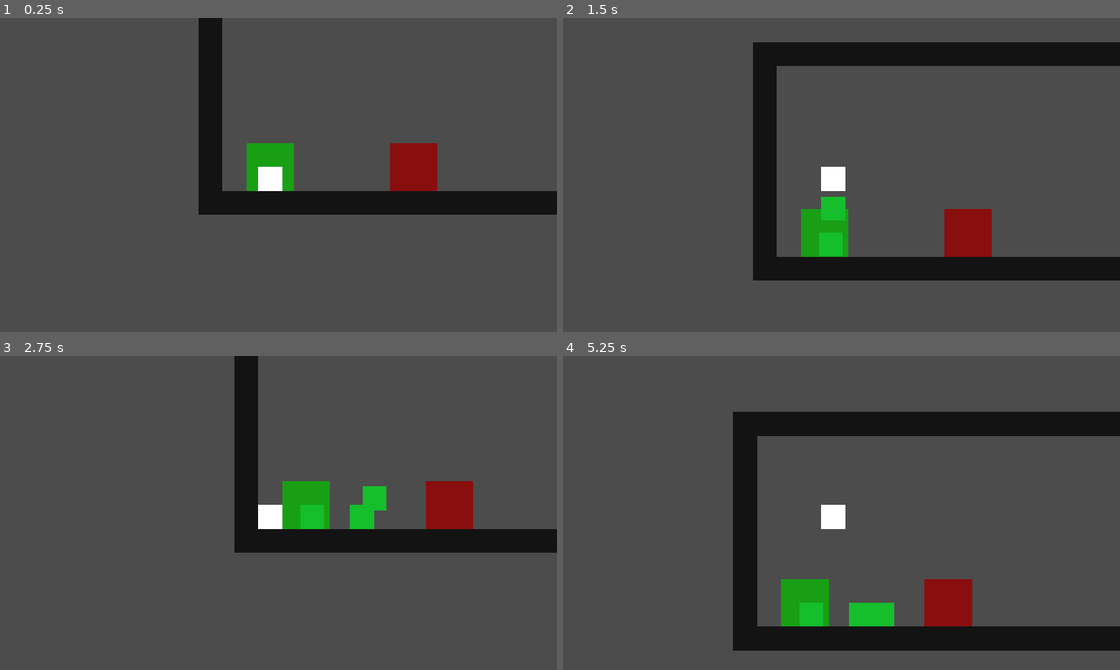
Above: before the commit, frames 1-4 (two rows, left to right).
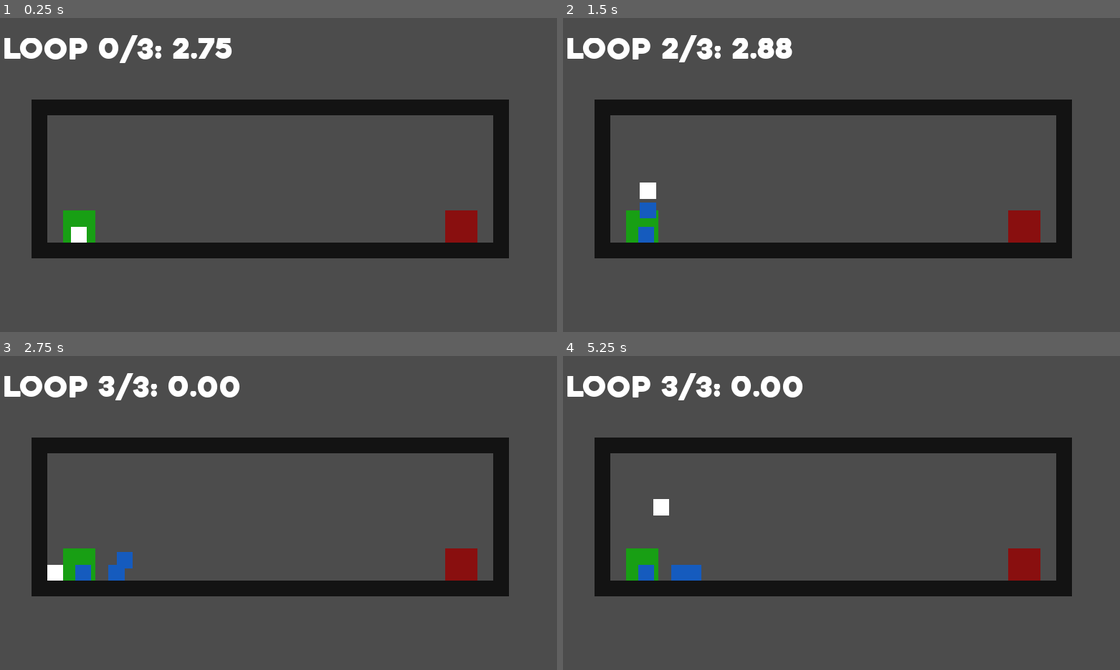
Above: after the commit, the same moments.

Repository: fijaniques/looppool
Game: Godot game, scene res://Scenes/Maps/Map1/Map1.tscn
Same seed, same stepped clock (60 frames per second), same inputs: the game is played once before the commit and once after it.
Inputs:
- Up to frame 1 (0.25 s): no input
- Up to frame 2 (1.5 s): hold D (Right) from 0.53 s (still down); tap Space (Clone) at 0.6, 1.35 s; tap W (Jump) at 0.77 s
- Up to frame 3 (2.75 s): tap W (Jump) at 1.52 s; release D (Right) at 2.03 s; hold A (Left) from 2.03 s (still down); tap Space (Clone) at 2.1 s
- Up to frame 4 (5.25 s): release A (Left) at 2.78 s; hold D (Right) 2.78-4.28 s; tap Space (Clone) every 0.75 s from 2.85 to 5.1 s; tap W (Jump) at 3.02, 3.77, 4.52 s; hold A (Left) 4.28-5.03 s; hold D (Right) from 5.03 s (still down)

The runs differ from the first frame. In frame 1, 22% of the frame differs, in the area x 0-100%, y 0-77%; in frame 2, 27%; in frame 3, 23%; in frame 4, 29%, in the area x 0-100%, y 5-94%.

Commit message:
onscreen loop information added

Diff:
--- a/Entities/Clone/Clone.tscn
+++ b/Entities/Clone/Clone.tscn
@@ -7,7 +7,7 @@
 extents = Vector2( 16, 16 )
 
 [node name="Clone" type="KinematicBody2D"]
-modulate = Color( 0.0862745, 0.74902, 0.172549, 1 )
+modulate = Color( 0.0862745, 0.360784, 0.74902, 1 )
 script = ExtResource( 2 )
 
 [node name="Sprite" type="Sprite" parent="."]
--- a/Entities/Player/Player.tscn
+++ b/Entities/Player/Player.tscn
@@ -18,10 +18,6 @@
 [node name="CollisionShape2D" type="CollisionShape2D" parent="."]
 shape = SubResource( 1 )
 
-[node name="Camera2D" type="Camera2D" parent="."]
-current = true
-zoom = Vector2( 0.4, 0.4 )
-
 [node name="Area2D" type="Area2D" parent="."]
 
 [node name="CollisionShape2D" type="CollisionShape2D" parent="Area2D"]
--- a/Scenes/Maps/BaseMap/BaseMap.tscn
+++ b/Scenes/Maps/BaseMap/BaseMap.tscn
@@ -1,10 +1,17 @@
-[gd_scene load_steps=6 format=2]
+[gd_scene load_steps=9 format=2]
 
 [ext_resource path="res://Entities/Player/Player.tscn" type="PackedScene" id=1]
 [ext_resource path="res://Entities/TileMap/NormalTiles.tscn" type="PackedScene" id=2]
 [ext_resource path="res://Scripts/CloneSystem.gd" type="Script" id=3]
 [ext_resource path="res://Entities/Portals/PortalIn/PortalIn.tscn" type="PackedScene" id=4]
 [ext_resource path="res://Entities/Portals/PortalOut/PortalOut.tscn" type="PackedScene" id=5]
+[ext_resource path="res://Fonts/Heavitas.ttf" type="DynamicFontData" id=6]
+
+[sub_resource type="Theme" id=2]
+
+[sub_resource type="DynamicFont" id=3]
+size = 100
+font_data = ExtResource( 6 )
 
 [node name="BaseMap" type="Node2D"]
 script = ExtResource( 3 )
@@ -28,4 +35,23 @@
 wait_time = 3.0
 one_shot = true
 
+[node name="Camera2D" type="Camera2D" parent="."]
+position = Vector2( 320, 864 )
+current = true
+
+[node name="CanvasLayer" type="CanvasLayer" parent="."]
+
+[node name="RichTextLabel" type="RichTextLabel" parent="CanvasLayer"]
+margin_left = 64.0
+margin_top = 64.0
+margin_right = 1888.0
+margin_bottom = 192.0
+rect_clip_content = false
+theme = SubResource( 2 )
+custom_fonts/normal_font = SubResource( 3 )
+bbcode_enabled = true
+__meta__ = {
+"_edit_use_anchors_": false
+}
+
 [connection signal="timeout" from="Timer" to="." method="_on_Timer_timeout"]
--- a/Scenes/Maps/Map1/Map1.tscn
+++ b/Scenes/Maps/Map1/Map1.tscn
@@ -8,7 +8,7 @@
 tile_data = PoolIntArray( 1572864, 0, 0, 1572865, 0, 0, 1572866, 0, 0, 1572867, 0, 0, 1572868, 0, 0, 1572869, 0, 0, 157 …(1047 unchanged characters)…
 
 [node name="PortalOut" parent="Portals" index="0"]
-position = Vector2( 256, 992 )
+position = Vector2( 832, 992 )
 nextScene = "res://Scenes/Maps/Map2/Map2.tscn"
 
 [node name="PortalIn" parent="Portals" index="1"]
@@ -16,3 +16,7 @@
 
 [node name="Player" parent="." index="2"]
 position = Vector2( 96, 1024 )
+
+[node name="Camera2D" parent="." index="4"]
+position = Vector2( 480, 928 )
+zoom = Vector2( 0.6, 0.6 )
--- a/Scripts/CloneSystem.gd
+++ b/Scripts/CloneSystem.gd
@@ -20,10 +20,15 @@
 	loopTimer.start()
 	currentLoop += 1
 	playerInitialPos = player.position
+	$CanvasLayer/RichTextLabel.bbcode_text = "THIS IS A TEXT TEST"
 
 func _process(delta):
 	_recording()
 	_force_clone()
+	_text()
+
+func _text():
+	$CanvasLayer/RichTextLabel.bbcode_text = "Loop " + str(currentLoop - 1) + "/" + str(totalLoops) + ": " + str("%1.2f" % $Timer.time_left)
 
 func _recording(): #adding player position to list
 	positionList.append(player.position)
Binary file added: Fonts/Heavitas.ttf
Not shown, changed: .DS_Store
Not shown, added: Fonts/.DS_Store
